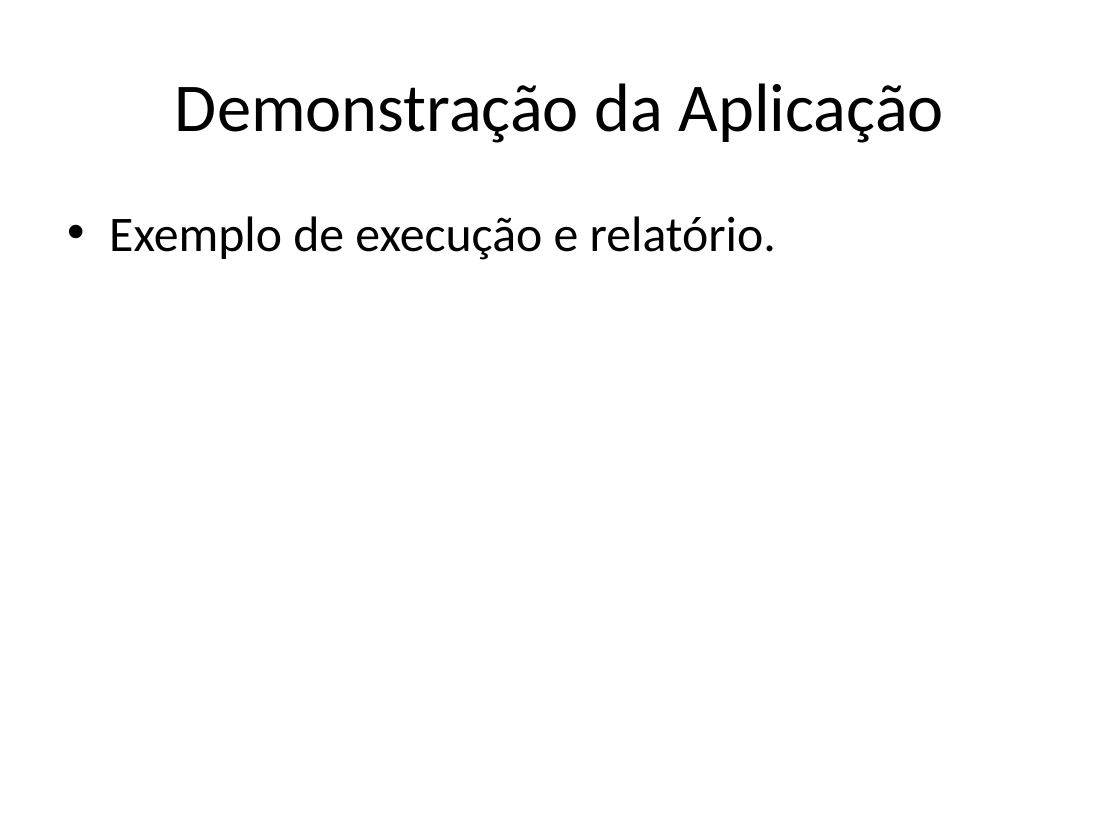
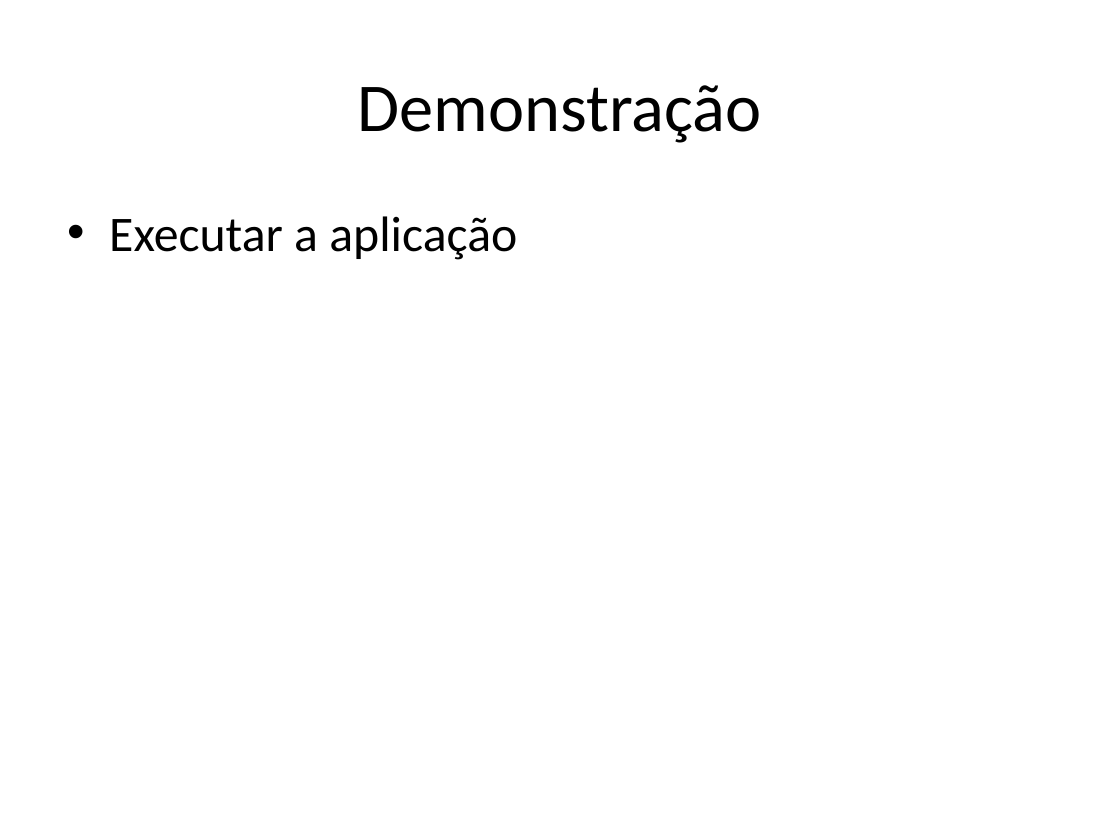
Before and after one commit to PowerTruee/projeto-ufcd-10790, a slide deck: slide 7 of assets/apresentacao.pptx. Drawn at 1120x840 pixels with LibreOffice and Linux fonts; fonts in the diff are those of the drawing. Boxes give left, top, right and bottom in pixels: in the first picture for what was removed or moved away, otherwise in the second. Text is boxed around its words. In the diff, an @@ line names an element or a change of style, - is before the commit and + after.

```diff
--- a/assets/apresentacao.pptx
+++ b/assets/apresentacao.pptx
@@ title at [358, 85, 762, 143]: text changed @@
-Demonstração da Aplicação
+Demonstração
@@ text at [109, 216, 517, 260]: text changed @@
-• Exemplo de execução e relatório.
+• Executar a aplicação
```
Also in this commit, not shown: 3 other slides changed, 4 slides added, 5 slides removed, 1 other file.
